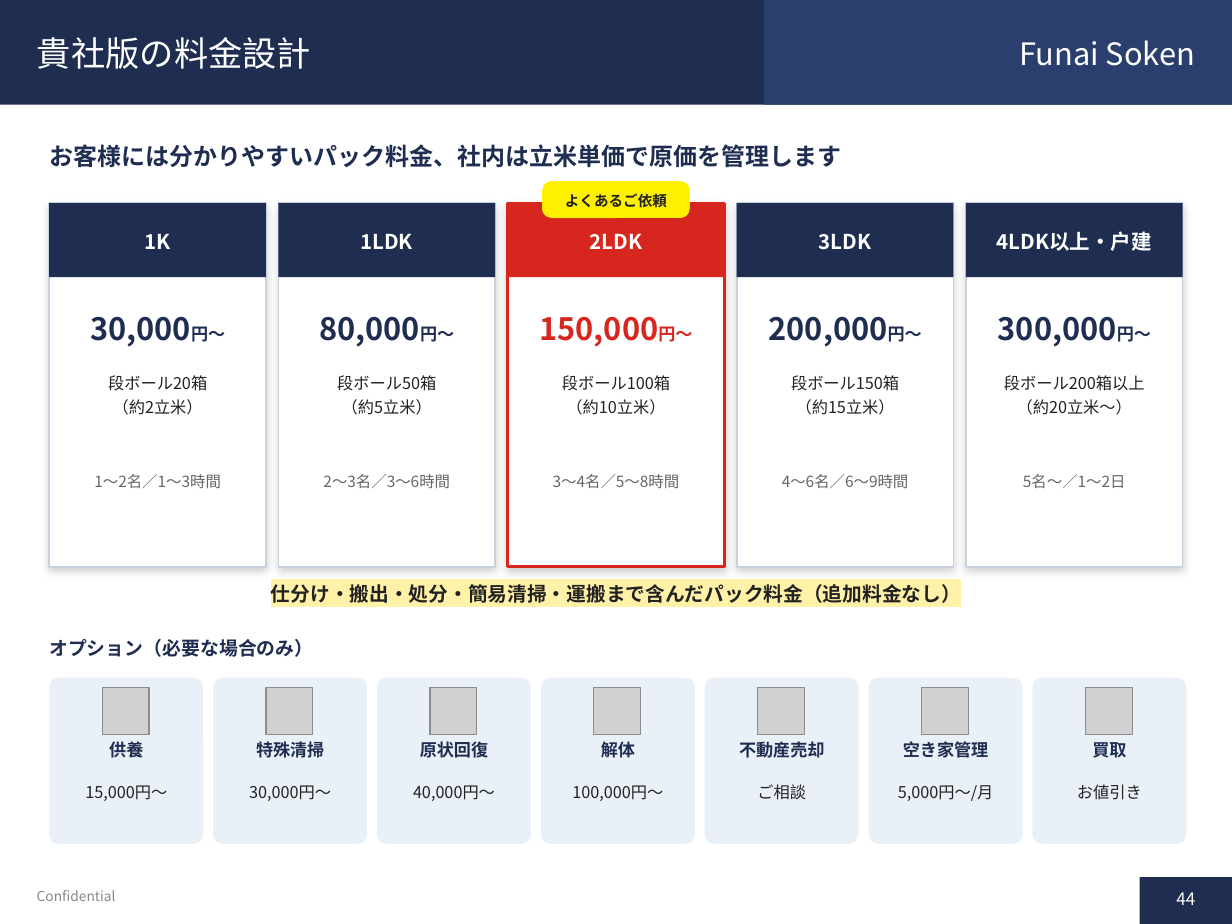
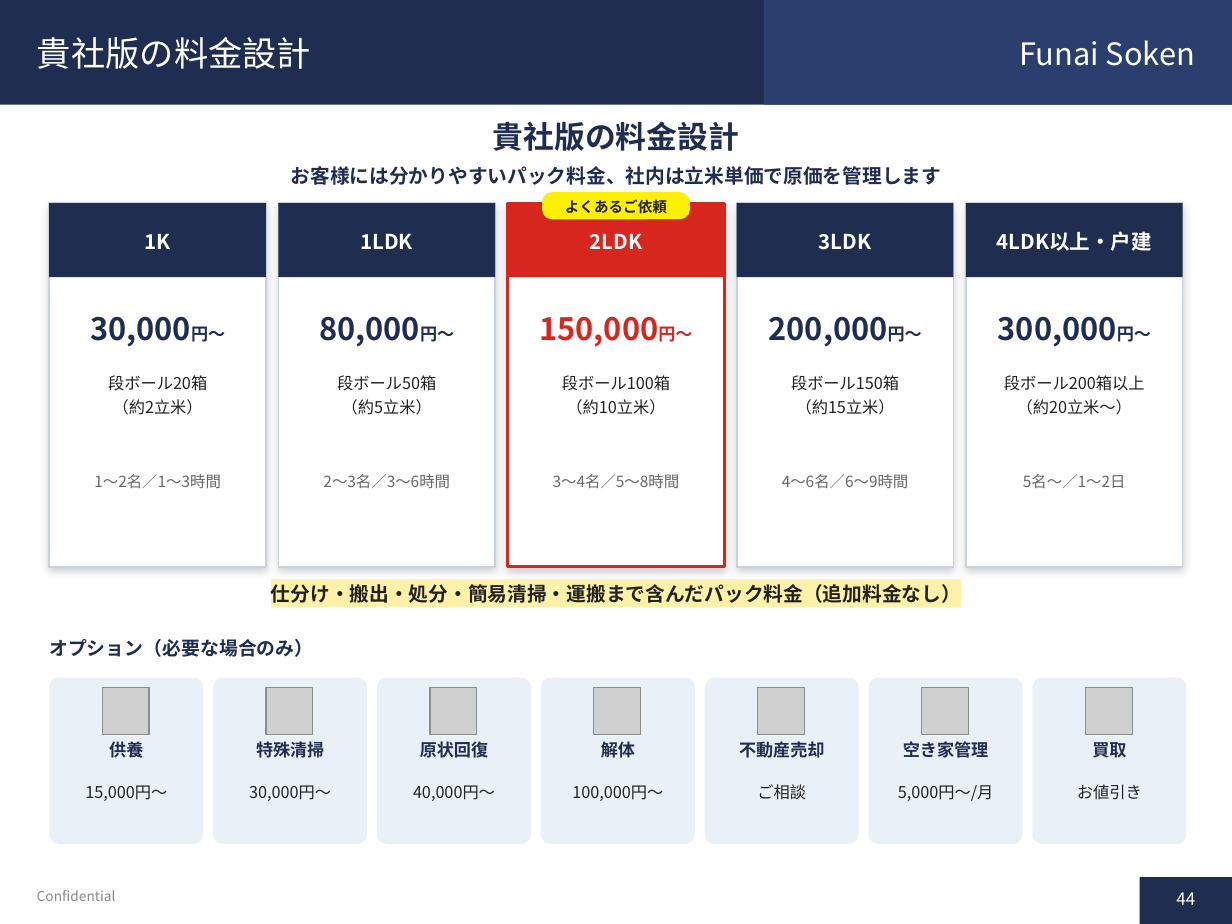
Before and after one commit to soshiro-iki-sys/-, a slide deck: slide 44 of proposals/遺品整理事業_企画書.pptx. Drawn at 1232x924 pixels with LibreOffice and Linux fonts; fonts in the diff are those of the drawing; grey boxes stand for pictures. Boxes give left, top, right and bottom in pixels: in the first picture for what was removed or moved away, otherwise in the second. Text is boxed around its words. In the diff, an @@ line names an element or a change of style, - is before the commit and + after.

```diff
--- a/proposals/遺品整理事業_企画書.pptx
+++ b/proposals/遺品整理事業_企画書.pptx
@@ text added at [493, 121, 739, 151], 18 pt, text #1F2D50, bold @@
+貴社版の料金設計
@@ text "お客様には分かりやすいパック料金、社内は立米単価で原価を管理します": place and size @@
-text "お客様には分かりやすいパック料金、社内は立米単価で原価を管理します" at [49, 144, 842, 168]
+text "お客様には分かりやすいパック料金、社内は立米単価で原価を管理します" at [291, 166, 941, 185]
@@ text "お客様には分かりやすいパック料金、社内は立米単価で原価を管理します" at [291, 166, 941, 185]: size 14 to 11.5 pt; alignment left to centre @@
@@ text "よくあるご依頼": place and size @@
-text "よくあるご依頼" at [565, 193, 667, 208]
+text "よくあるご依頼" at [565, 199, 667, 214]
@@ rounded rectangle: place and size @@
-rounded rectangle at [542, 181, 690, 218]
+rounded rectangle at [542, 192, 690, 219]
@@ rounded rectangle at [542, 192, 690, 219]: proportions changed @@
```
Also in this commit, not shown: 46 other slides changed, 1 other file.
